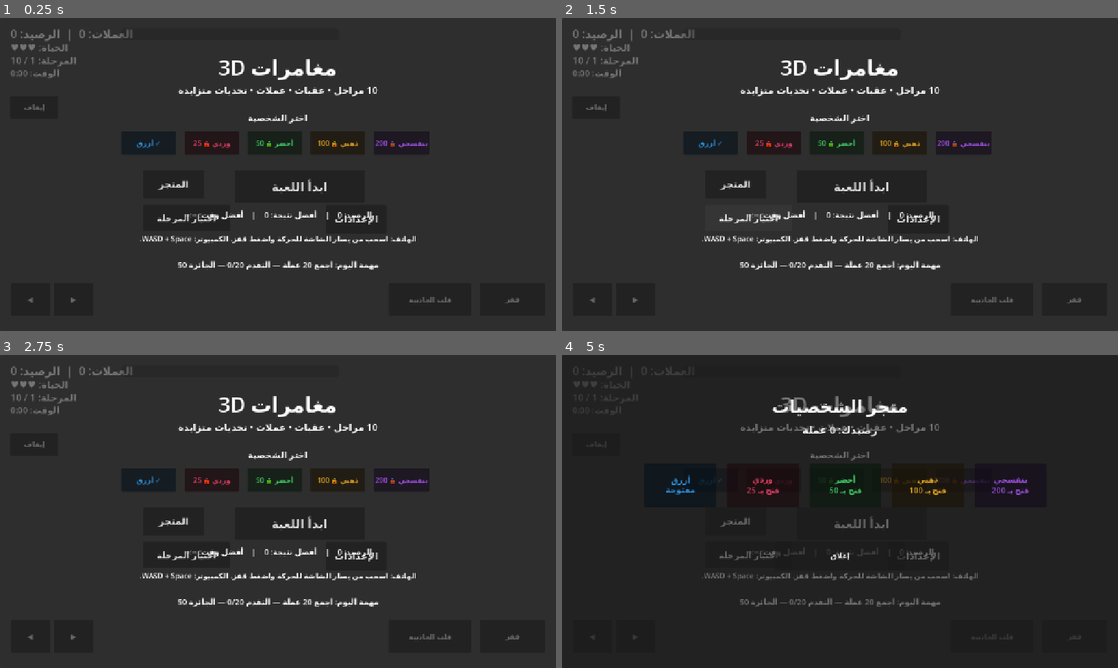
Above: before the commit, frames 1-4 (two rows, left to right).
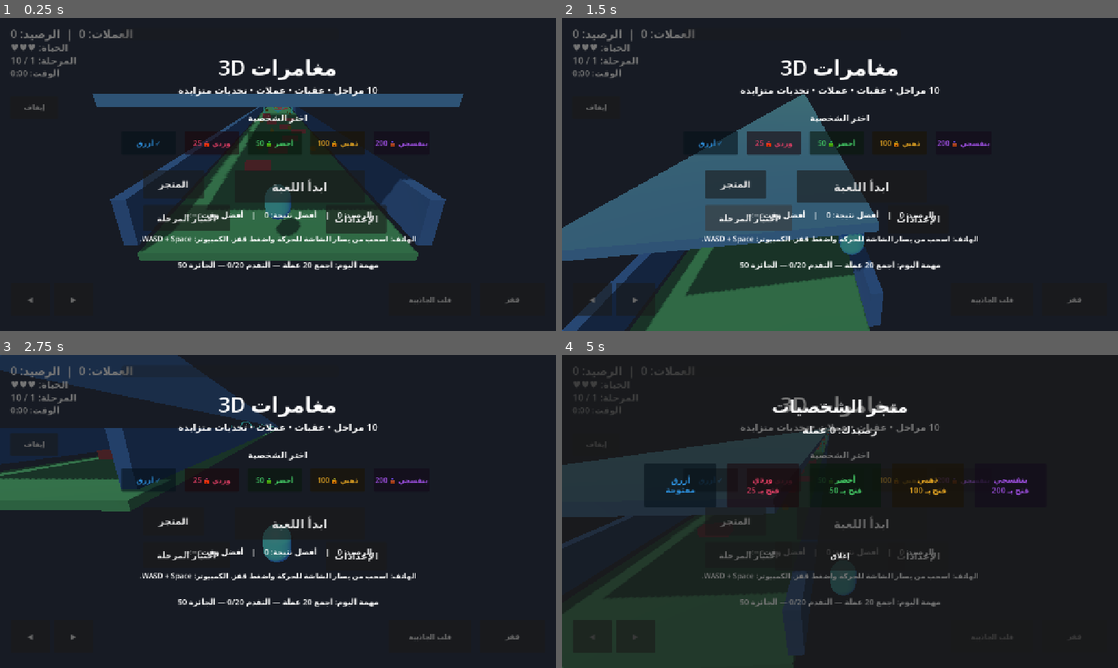
Above: after the commit, the same moments.

Repository: Zain1970/Games
Game: Godot game, scene res://Main.tscn
Two runs of this game, one before a commit and one after it. Both use one fixed random seed, a clock stepped at 60 frames per second and the inputs below.
Inputs (mouse positions are in pixels of both pictures, inside the frame that each line leads up to):
- Up to frame 1 (0.25 s): no input
- Up to frame 2 (1.5 s): move the mouse to (962, 158) at 0.52 s; hold D (move_right) 0.53-1.25 s; tap G (gravity_flip) at 0.6 s; click (962, 158) at 0.67 s; tap Space (jump) at 0.77 s; drag from (728, 190) to (812, 237) at 1.27 s
- Up to frame 3 (2.75 s): move the mouse to (333, 442) at 2.02 s; hold D (move_right) from 2.03 s (still down); tap G (gravity_flip) at 2.1 s
- Up to frame 4 (5 s): release D (move_right) at 2.75 s; drag from (812, 574) to (673, 464) at 2.77 s; move the mouse to (1006, 558) at 3.52 s; hold A (move_left) 3.53-4.25 s; tap G (gravity_flip) at 3.6 s; tap Space (jump) at 3.77 s; drag from (673, 464) to (756, 433) at 4.27 s

The runs differ from the first frame. In frame 1, 13% of the frame differs, in the area x 0-100%, y 0-100%; in frame 2, 24%; in frame 3, 11%; in frame 4, 6.1%.
Error before the commit: Parse Error: Cannot infer the type of "delta" variable because the value doesn't have a set type. (res://player.gd:152)

Commit message:
fix: type mobile touch drag vector for Godot 4.3

Diff:
--- a/player.gd
+++ b/player.gd
@@ -149,5 +149,5 @@
             touch_id = -1
             touch_vector = Vector2.ZERO
     elif event is InputEventScreenDrag and event.index == touch_id:
-        var delta := event.position - touch_start
+        var delta: Vector2 = event.position - touch_start
         touch_vector = delta.limit_length(110.0) / 110.0
